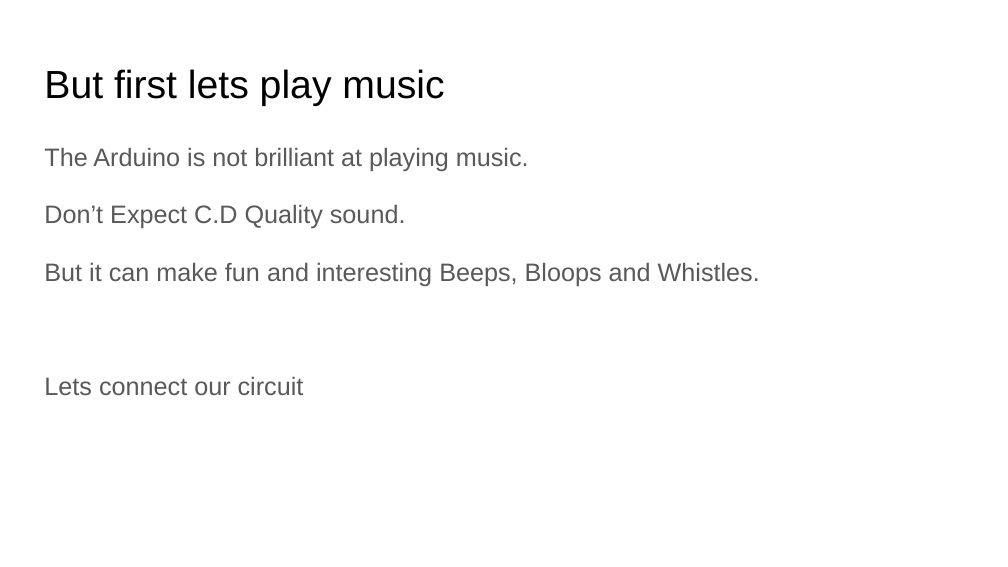
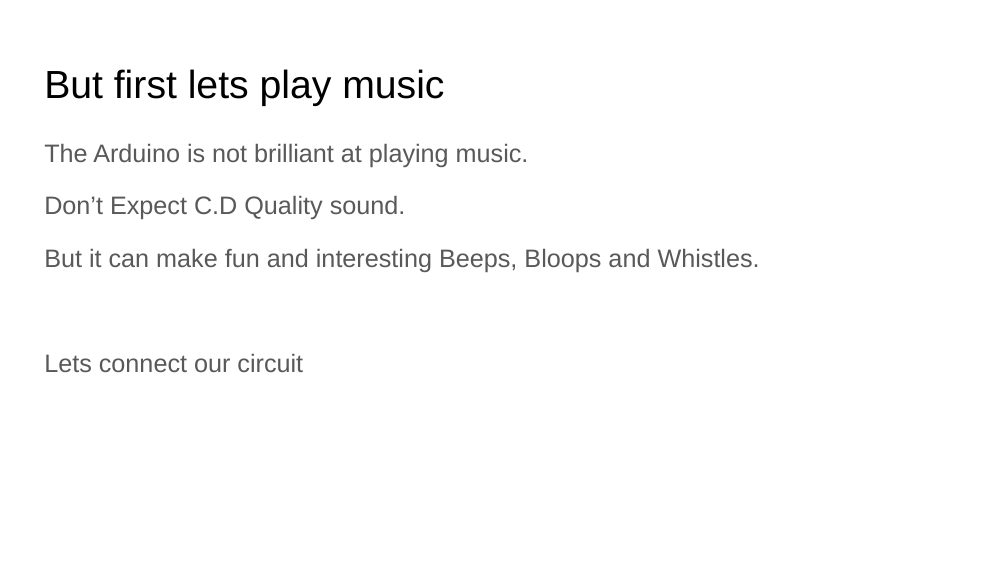
Before and after one commit to weirdworkshop/CreativePhysicalComputing, a slide deck: slide 3 of Week4/Week 4.pptx. Drawn at 1008x567 pixels with LibreOffice and Linux fonts; fonts in the diff are those of the drawing. Boxes give left, top, right and bottom in pixels: in the first picture for what was removed or moved away, otherwise in the second. Text is boxed around its words. In the diff, an @@ line names an element or a change of style, - is before the commit and + after.

```diff
--- a/Week4/Week 4.pptx
+++ b/Week4/Week 4.pptx
@@ text "The Arduino is not brilliant ..." at (44, 143, 760, 372): line spacing 1.15 to 1 @@
```
Also in this commit, not shown: 10 other slides changed.
